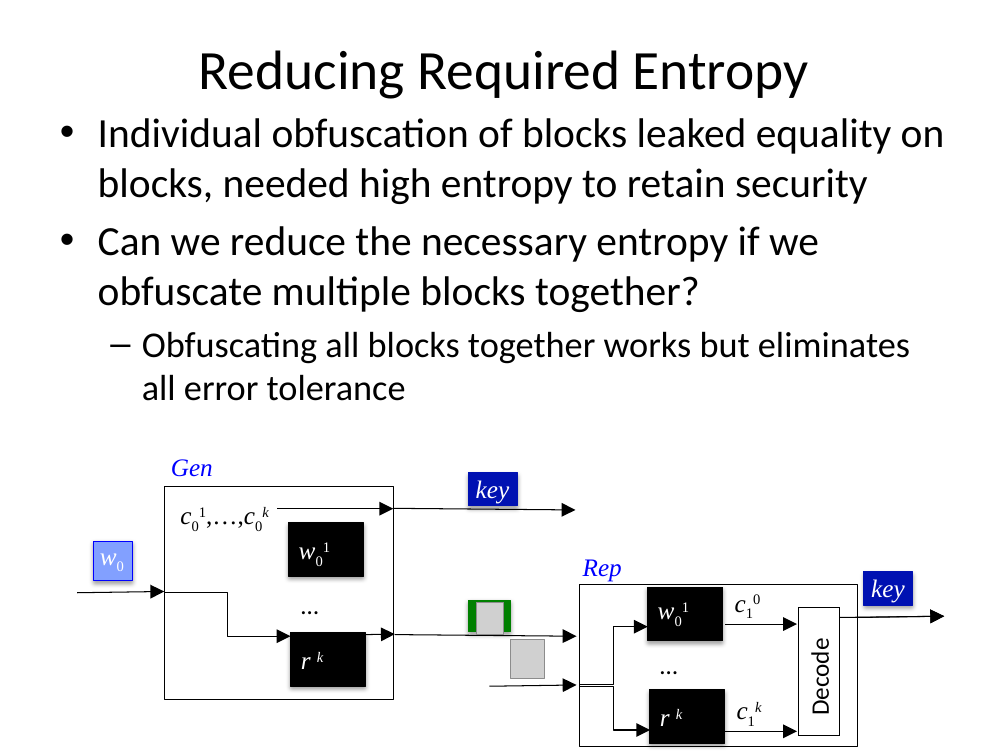
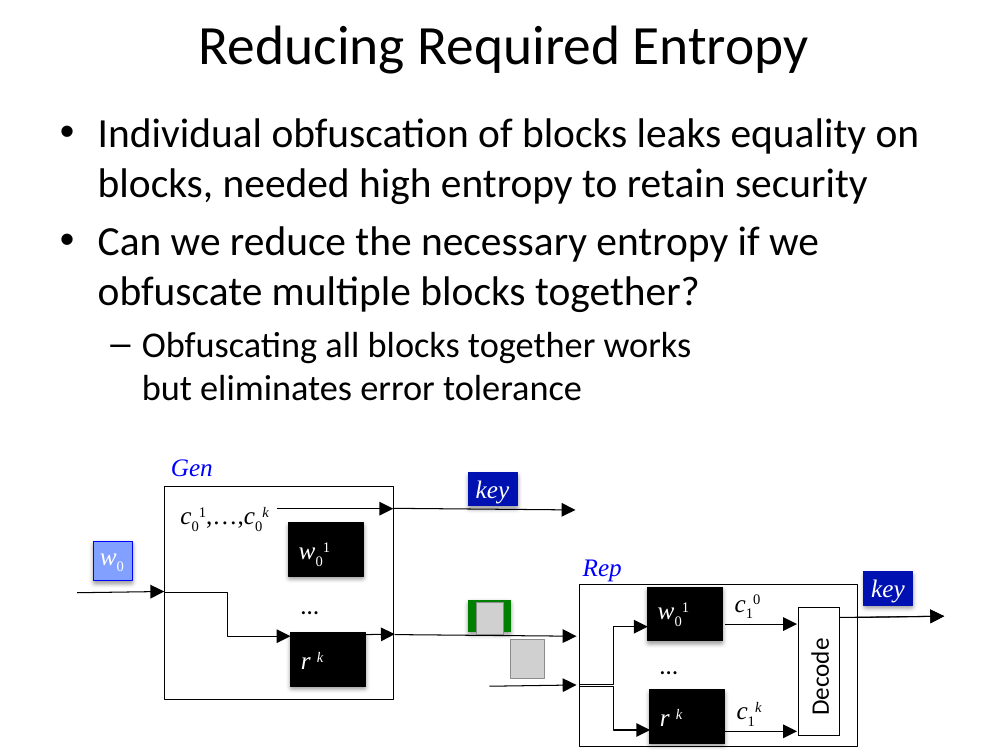
Before and after one commit to xianruimeng/comp-fuzzy-ext, a slide deck: slide 33 of constantRate/KeyDerivationWithNegativeUsable.pptx (slide 30 before the commit). Drawn at 1008x756 pixels with LibreOffice and Linux fonts; fonts in the diff are those of the drawing; grey boxes stand for pictures. Boxes give left, top, right and bottom in pixels: in the first picture for what was removed or moved away, otherwise in the second. Text is boxed around its words. In the diff, an @@ line names an element or a change of style, - is before the commit and + after.

```diff
--- a/constantRate/KeyDerivationWithNegativeUsable.pptx
+++ b/constantRate/KeyDerivationWithNegativeUsable.pptx
@@ title "Reducing Required Entropy" moved from (x1=199, y1=50, x2=809, y2=99) to (x1=199, y1=25, x2=809, y2=74) @@
@@ text at (x1=98, y1=118, x2=920, y2=204): text changed @@
-• Individual obfuscation of blocks leaked equality on blocks, needed high entropy to retain security
+• Individual obfuscation of blocks leaks equality on blocks, needed high entropy to retain security
@@ text at (x1=142, y1=331, x2=692, y2=401): text changed @@
-  – Obfuscating all blocks together works but eliminates all error tolerance
+  – Obfuscating all blocks together works
+    but eliminates error tolerance
```
Also in this commit, not shown: 21 other slides changed, 3 slides added.
